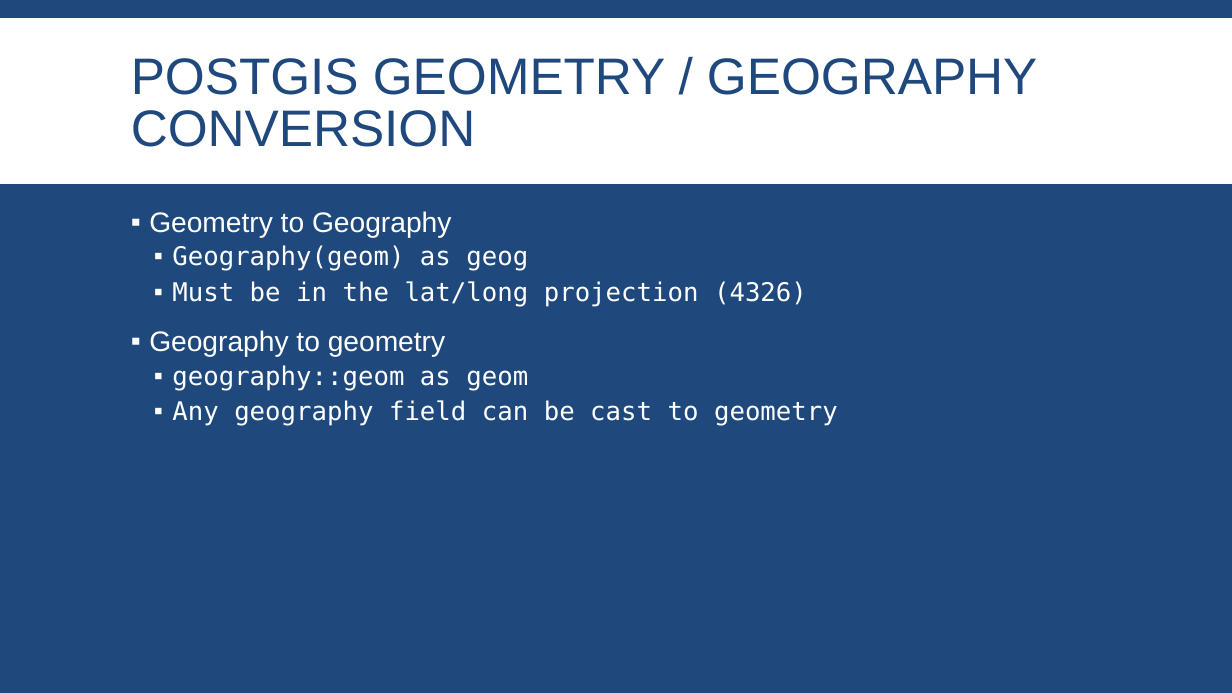
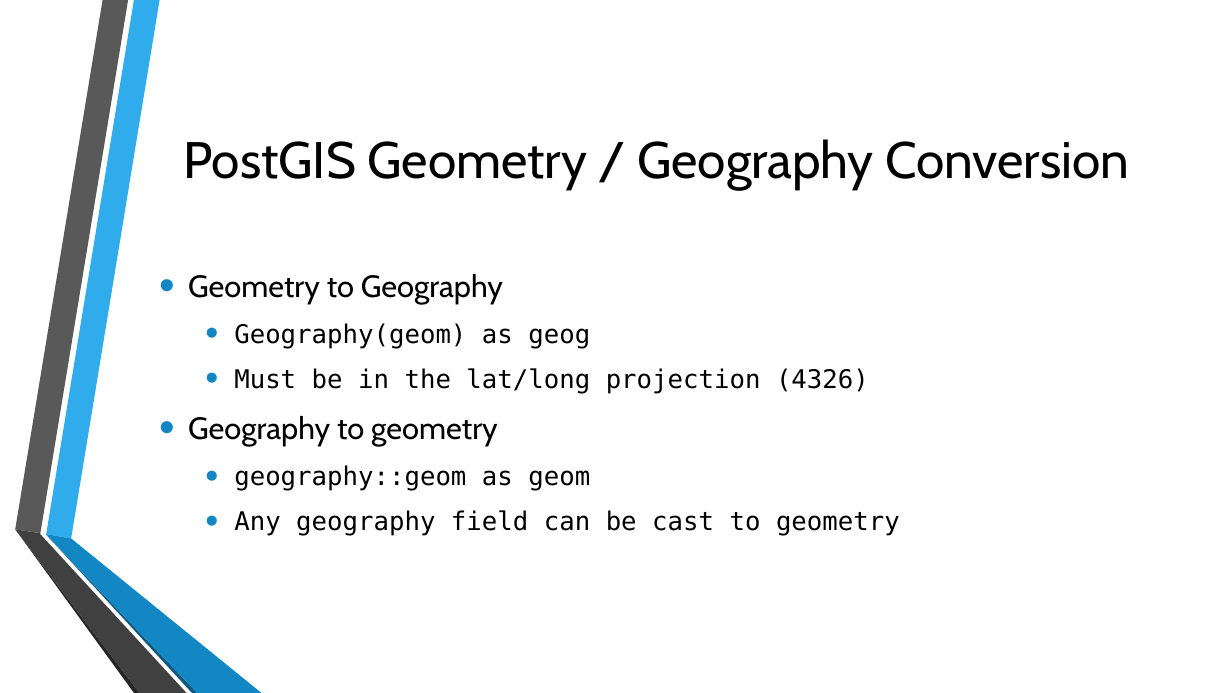
Before and after one commit to MGIS-UMN/GIS5577_week5, a slide deck: slide 8 of Spatial_Databases.odp. Drawn at 1232x693 pixels with LibreOffice and Linux fonts; fonts in the diff are those of the drawing; background and template pictures are left out. Boxes give left, top, right and bottom in pixels: in the first picture for what was removed or moved away, otherwise in the second. Text is boxed around its words. In the diff, an @@ line names an element or a change of style, - is before the commit and + after.

```diff
--- a/Spatial_Databases.odp
+++ b/Spatial_Databases.odp
@@ background #1F497D to picture (left out) @@
@@ freeform shape removed at (0, 18, 1232, 184) @@
@@ title at (183, 139, 1129, 189): text changed; font Arial to Cabin; text colour #1F497D to #000000 @@
-POSTGIS GEOMETRY / GEOGRAPHY CONVERSION
+PostGIS Geometry / Geography Conversion
@@ text "Geometry to Geography": place and size @@
-text "Geometry to Geography" at (149, 211, 838, 426)
+text "Geometry to Geography" at (188, 274, 900, 536)
@@ text "Geometry to Geography" at (188, 274, 900, 536): size 22 to 24 pt, font Arial to Cabin in "Geometry to Geography", "Geography to geometry"; text colour #FFFFFF to #000000; bullet ▪ to •; line spacing 0.9 to 1; less space between paragraphs; bullet colour #FFFFFF to #1287C3; more space between paragraphs; vertical alignment top to middle @@
@@ group added at (15, 0, 262, 693): 6 freeform shapes @@
```
Also in this commit, not shown: 38 other slides changed, 2 slides added, 1 slide removed.
